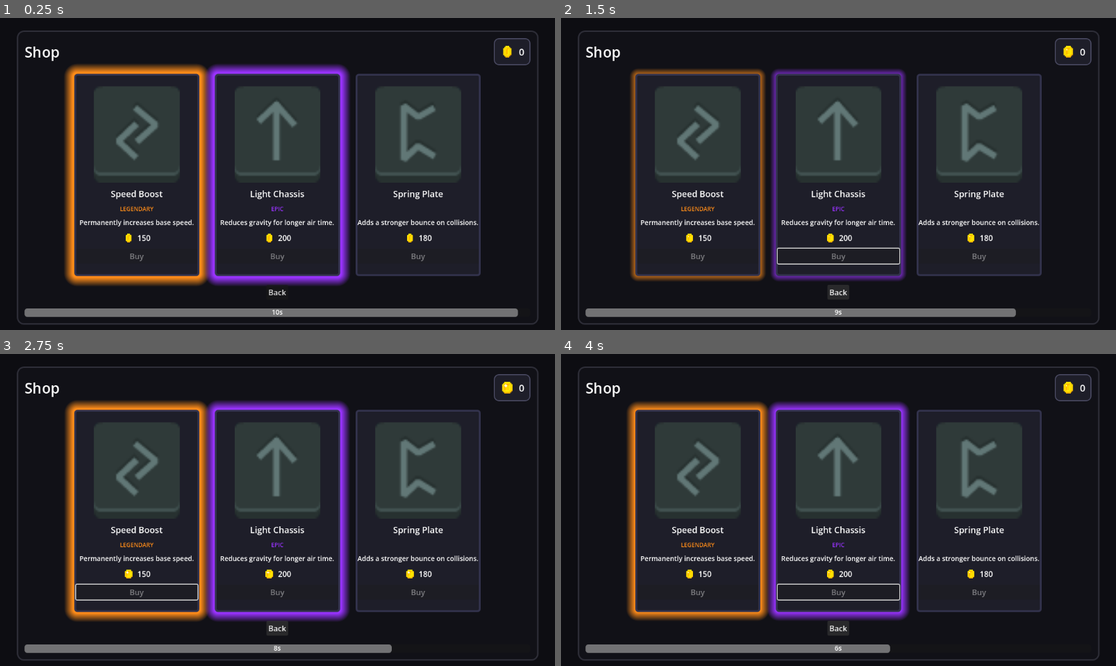
Above: before the commit, frames 1-4 (two rows, left to right).
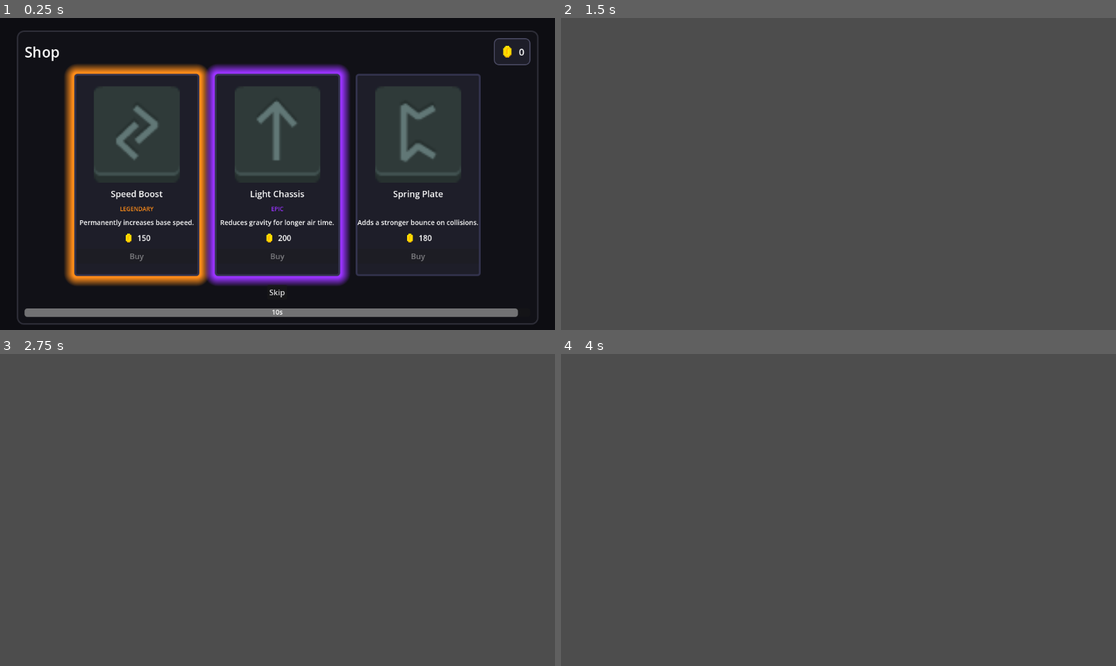
Above: after the commit, the same moments.

Repository: D-Mielewczyk/mask-a-ride
Game: Godot game, scene res://scenes/menu/shop.tscn
Two runs of this game, one before a commit and one after it. Both use one fixed random seed, a clock stepped at 60 frames per second and the inputs below. This scene is started directly instead of the project's main scene.
Inputs (mouse positions are in pixels of both pictures, inside the frame that each line leads up to):
- Up to frame 1 (0.25 s): no input
- Up to frame 2 (1.5 s): click (838, 292) at 0.5 s, where only the run before the commit has a clickable "Back"; hold Right (ui_right) from 1.28 s (still down)
- Up to frame 3 (2.75 s): release Right (ui_right) at 2.03 s; hold Left (ui_left) from 2.03 s (still down)
- Up to frame 4 (4 s): release Left (ui_left) at 2.78 s; hold Right (ui_right) from 2.78 s (still down)

The runs differ from the first frame. In frame 1, less than 0.1% of the frame differs, in the area x 48-52%, y 87-90%; in frame 2, 98%; in frame 3, 99%, in the area x 0-100%, y 0-100%; in frame 4, 99%.

Commit message:
back button -> skip button

Diff:
--- a/scenes/menu/shop.tscn
+++ b/scenes/menu/shop.tscn
@@ -285,8 +285,8 @@
 alignment = 1
 theme_override_constants/separation = 12
 
-[node name="BackButton" type="Button" parent="Frame/Layout/Footer"]
-text = "Back"
+[node name="SkipButton" type="Button" parent="Frame/Layout/Footer"]
+text = "Skip"
 
 [node name="DecisionProgress" type="ProgressBar" parent="Frame/Layout"]
 custom_minimum_size = Vector2(0, 18)
--- a/scripts/menu/shop.gd
+++ b/scripts/menu/shop.gd
@@ -11,6 +11,7 @@
 @onready var money_label: Label = $Frame/Layout/Header/MoneyPanel/MoneyRow/MoneyLabel
 @onready var decision_bar: ProgressBar = $Frame/Layout/DecisionProgress
 @onready var decision_label: Label = $Frame/Layout/DecisionProgress/DecisionTimeLabel
+@onready var skip_button: Button = $Frame/Layout/Footer/SkipButton
 @onready var option_roots: Array[Node] = [
 	$Frame/Layout/OptionsRow/Option1,
 	$Frame/Layout/OptionsRow/Option2,
@@ -27,6 +28,7 @@
 	_update_timer()
 	_update_progress()
 	_connect_buttons()
+	_connect_skip()
 
 
 func _process(delta: float) -> void:
@@ -37,7 +39,7 @@
 	_update_progress()
 	_update_glow_pulse(delta)
 	if _time_left <= 0.0:
-		_lock_shop()
+		_close_shop()
 
 
 func _connect_buttons() -> void:
@@ -45,6 +47,11 @@
 		var button = option_roots[index].get_node("Option%dContent/Option%dBuy" % [index + 1, index + 1]) as Button
 		if button != null and not button.pressed.is_connected(_on_buy_pressed.bind(index)):
 			button.pressed.connect(_on_buy_pressed.bind(index))
+
+
+func _connect_skip() -> void:
+	if skip_button != null and not skip_button.pressed.is_connected(_close_shop):
+		skip_button.pressed.connect(_close_shop)
 
 
 func _pick_options() -> void:
@@ -112,6 +119,7 @@
 	global.set_upgrade_bought(upgrade.id, true)
 	_update_money()
 	_render_option(index, upgrade)
+	_close_shop()
 
 
 func _update_money() -> void:
@@ -136,6 +144,12 @@
 		var button := node as Button
 		if button != null:
 			button.disabled = true
+
+
+func _close_shop() -> void:
+	_lock_shop()
+	visible = false
+	set_process(false)
 
 
 func _update_progress() -> void:
